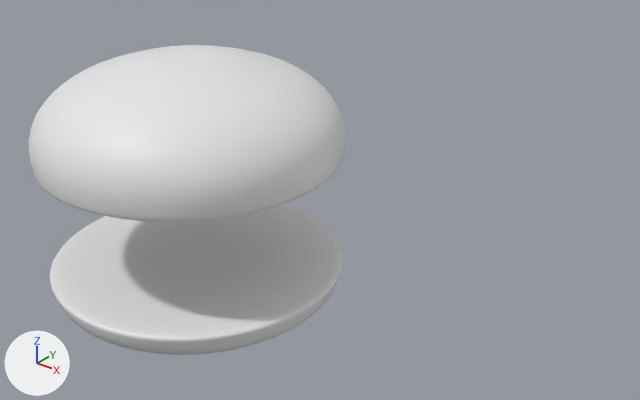
An edit to the Blender file hamburger/untitled.blend, drawn before and after from the same camera.
Both versions are drawn from a camera (50 mm lens) standing at (0.301, -0.275, 0.184) and looking at (0.068, 0.016, 0.004). Lighting does not change. The marker at lower left points along +X, +Y and +Z.

Names of what the first picture shows: 'bun bottom', 'bun top'.
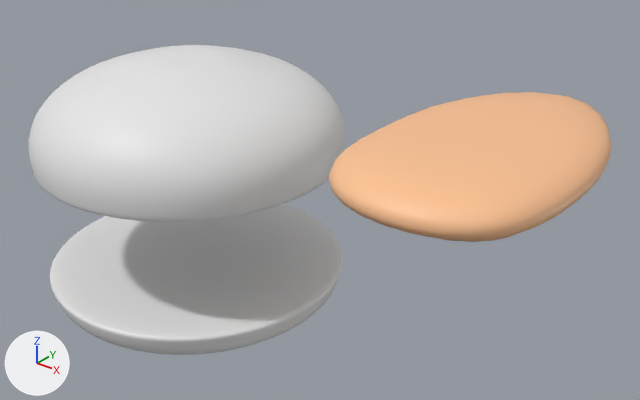
Commit message: seed matherial added

What differs and where, as boxes [x1, y1, x2, y2] in the pictures (640 x 400 px):
'seed', shown (beige): after [328, 92, 611, 242]

The change in detail:
Material 'seed_mat' (mat_seed_mat) is new.
Its base color is (1.0, 0.555, 0.3) (beige #ffc495).
me_plane has 9 vertices, 4 faces and spans x -1.0..1.0, y -1.36..2.42, z 0.08.
me_plane now uses material mat_seed_mat (beige #ffc495).
Object 'seed' (ob_seed) is now shown.
